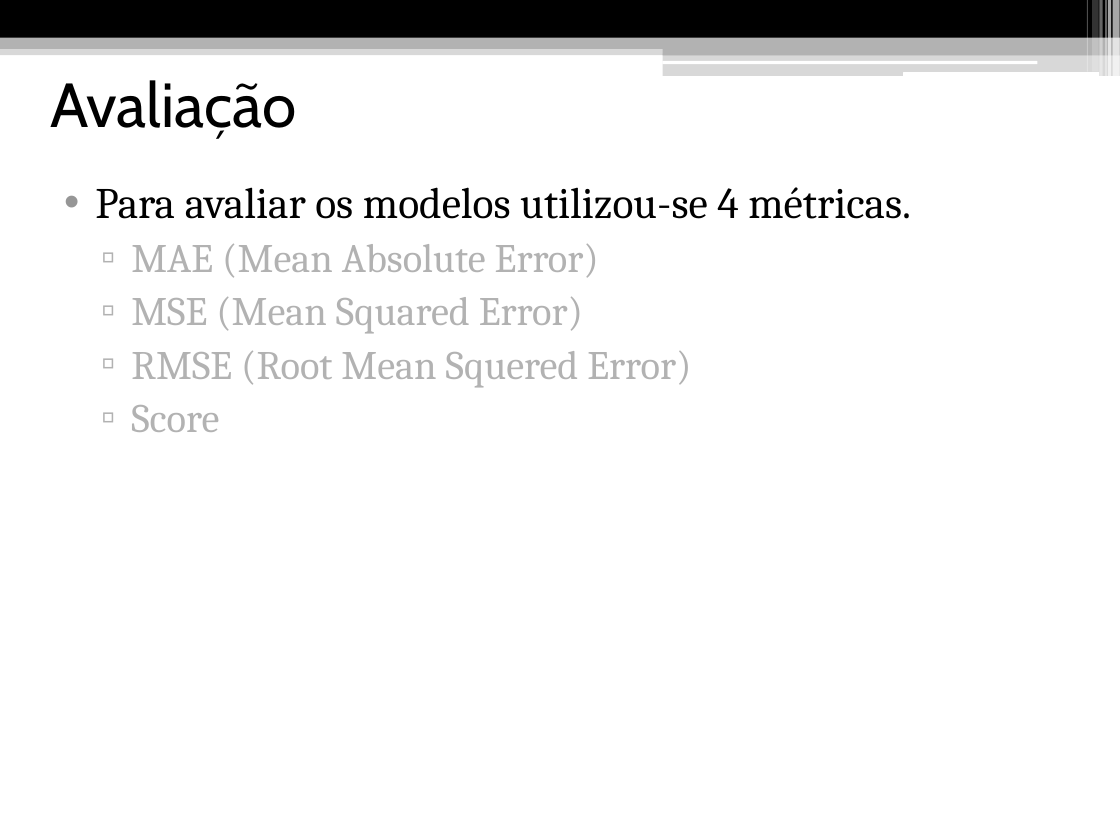
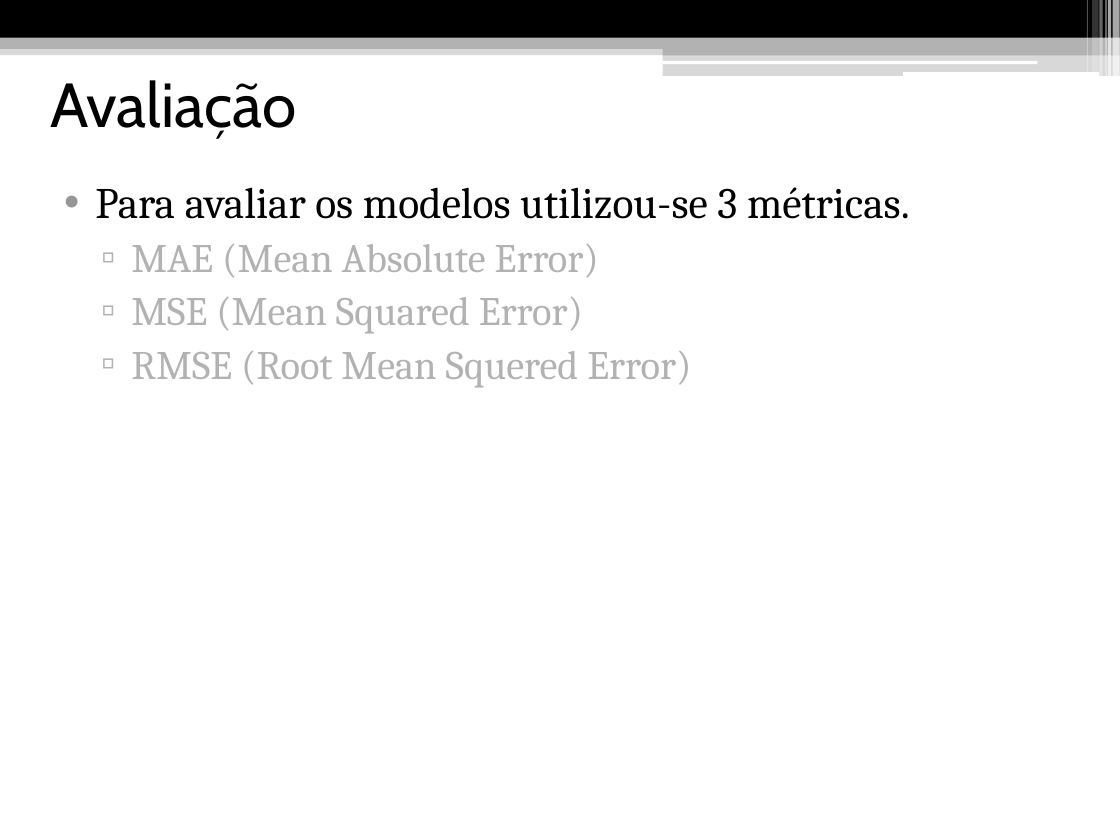
Before and after one commit to nielsencastelo/Analise_dados, a slide deck: slide 17 of Apresentação-Nielsen.pptx. Drawn at 1120x840 pixels with LibreOffice and Linux fonts; fonts in the diff are those of the drawing. Boxes give left, top, right and bottom in pixels: in the first picture for what was removed or moved away, otherwise in the second. Text is boxed around its words. In the diff, an @@ line names an element or a change of style, - is before the commit and + after.

```diff
--- a/Apresentação-Nielsen.pptx
+++ b/Apresentação-Nielsen.pptx
@@ text at box(95, 187, 910, 219): text changed @@
-• Para avaliar os modelos utilizou-se 4 métricas.
+• Para avaliar os modelos utilizou-se 3 métricas.
@@ text at box(131, 405, 219, 432): paragraph removed @@
-  ▫ Score
```
Also in this commit, not shown: 1 other slide changed, 1 other file.
